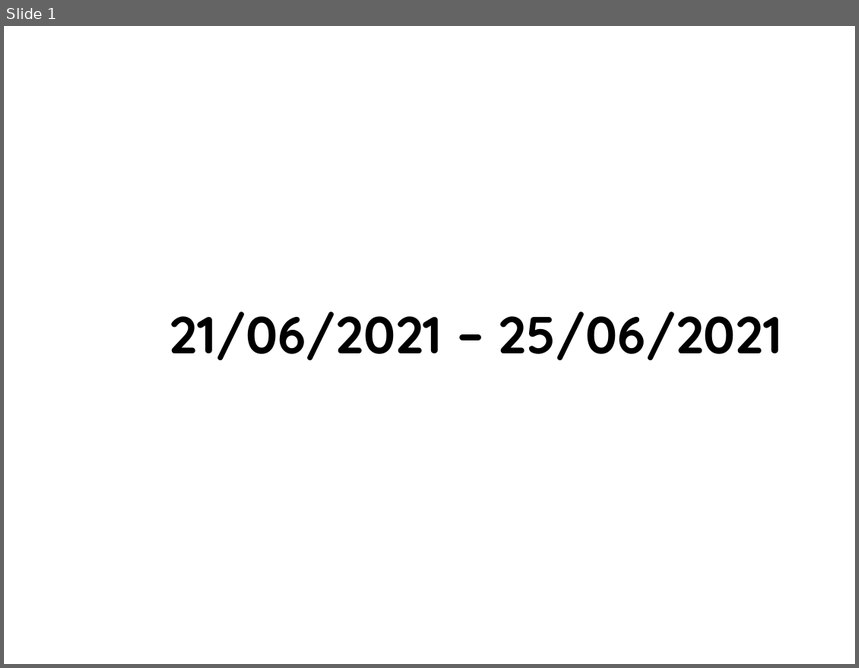
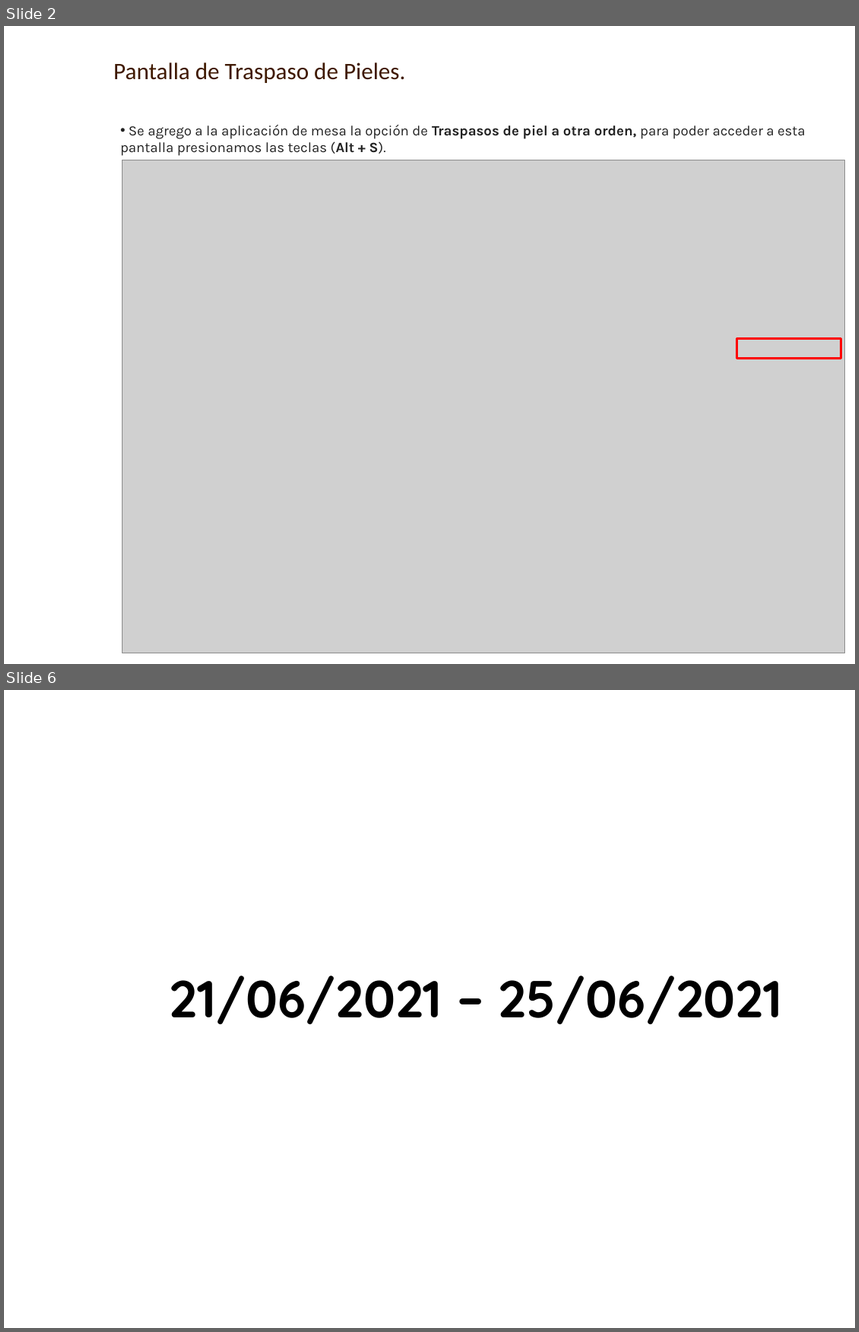
Before and after one commit to AXDELAROSA/CLASIFICACION_PIELES, a slide deck: Scripts_R100_Materiales/Folios_Transaccion/Docs/IT_DEV_FOLIOS_22102020.pptx. Shown one above the other, each under a label of ours: slide 1 before the commit, slides 2 and 6 after it; the slides between them are not shown. The pictures are 859x668 and 859x1332 pixels, drawn with LibreOffice and Linux fonts; fonts in the diff are those of the drawing; grey boxes stand for pictures; background and template pictures are left out. Boxes give left, top, right and bottom in pixels: in the first picture for what was removed or moved away, otherwise in the second. Text is boxed around its words. In the diff, an @@ line names an element or a change of style, - is before the commit and + after.

Commit message:
cambios del dia 05072021 para reporte de material procesado y traspaso de piel entre mesa

```diff
--- a/Scripts_R100_Materiales/Folios_Transaccion/Docs/IT_DEV_FOLIOS_22102020.pptx
+++ b/Scripts_R100_Materiales/Folios_Transaccion/Docs/IT_DEV_FOLIOS_22102020.pptx
@@ slide 2 added at <box>4,26,855,664</box>, background picture (left out) @@
@@ text added at <box>113,62,405,83</box>, 20 pt, text #3F1900 @@
+Pantalla de Traspaso de Pieles.
@@ text added at <box>120,125,806,156</box>, 12 pt, text #222222 @@
+• Se agrego a la aplicación de mesa la opción de Traspasos de piel a otra orden, para poder acceder a esta pantalla presionamos las teclas (Alt + S).
@@ picture added at <box>123,161,845,655</box> @@
@@ rectangle added at <box>737,338,841,359</box>, outline #FF0000 2 pt @@
@@ what was slide 1 is now slide 6 @@
```
Also in this commit, not shown: 4 other slides added, 13 other files.
